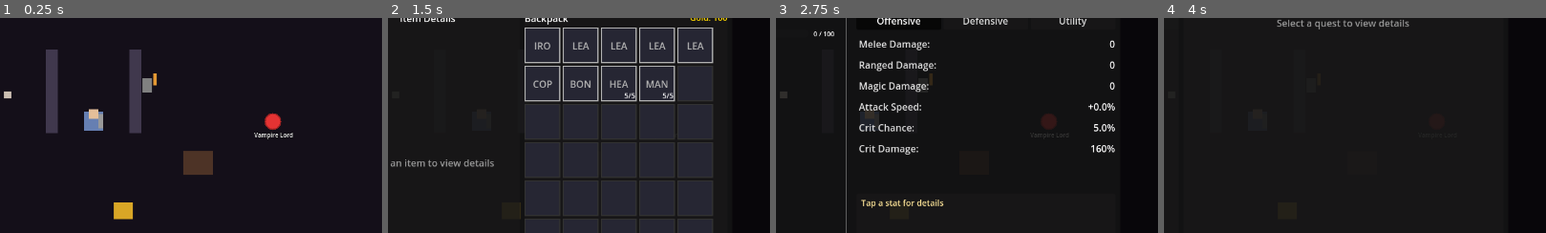
Above: before the commit, frames 1-4 (left to right).
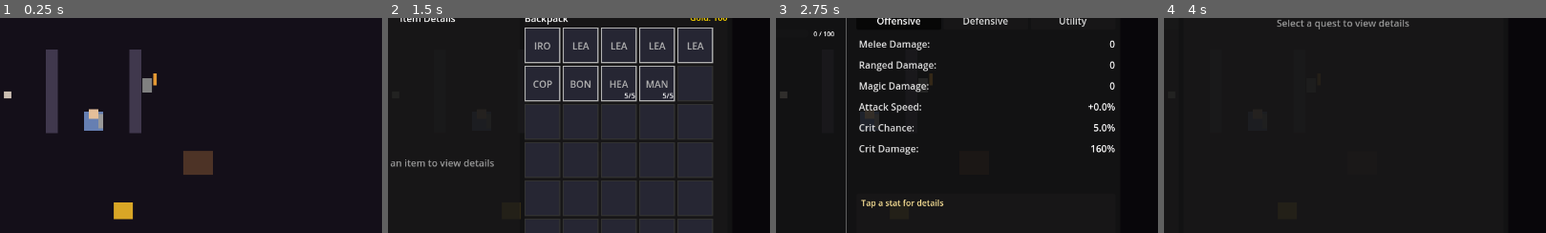
Above: after the commit, the same moments.

Repository: MatousHruska/MobileTestia
Game: Godot game, scene res://scenes/world/zone_crypt.tscn
Same seed, same stepped clock (60 frames per second), same inputs: the game is played once before the commit and once after it. This scene is started directly instead of the project's main scene.
Inputs:
- Up to frame 1 (0.25 s): no input
- Up to frame 2 (1.5 s): click "☰" at 0.5 s; click "Inventory" at 1.25 s
- Up to frame 3 (2.75 s): click "Stats" at 2 s
- Up to frame 4 (4 s): click "Skills" at 2.75 s; click "Quests" at 3.5 s
The pictures show only the part of the screen within x 38-88%, y 26-76%; the shares and areas given below are measured in that part.

The runs differ from the first frame. In frame 1, 0.4% of the frame differs, in the area x 66-77%, y 44-57%; in frame 2, less than 0.1%; in frame 3, 0.3%; in frame 4, less than 0.1%.

Commit message:
Fix spawn point timer spam and remove debug prints
- Handle check_interval <= 0 to mean "spawn once only" instead of
  triggering _try_spawn every frame
- Remove all debug print statements from spawn_point.gd

Diff:
--- a/scripts/npc/spawn_point.gd
+++ b/scripts/npc/spawn_point.gd
@@ -126,12 +126,9 @@
 	# Generate ID if not set
 	_actual_id = spawn_point_id if not spawn_point_id.is_empty() else str(get_path())
 
-	print("[SpawnPoint] _ready: ", _actual_id, " preset=", preset_id)
-
 	# Load preset if specified
 	if not preset_id.is_empty():
 		_load_preset()
-		print("[SpawnPoint] After preset - pool=", enemy_pool, " enemy_id=", enemy_id, " interval=", check_interval)
 
 	# Register with NPCManager if available
 	if NPCManager:
@@ -141,8 +138,6 @@
 	if enabled:
 		_check_and_activate()
 
-	print("[SpawnPoint] READY DONE: ", _actual_id, " active=", is_active, " pool_size=", _get_pool_size())
-
 
 func _exit_tree() -> void:
 	if NPCManager:
@@ -156,6 +151,10 @@
 	# Handle respawn cooldown
 	if _respawn_cooldown > 0:
 		_respawn_cooldown -= delta
+		return
+
+	# If check_interval <= 0, don't do timer-based spawning (spawn once on activation only)
+	if check_interval <= 0:
 		return
 
 	# Check timer
@@ -184,8 +183,7 @@
 		return
 
 	if DatabaseLoader:
-		var result = DatabaseLoader.apply_spawn_point_preset(self, preset_id)
-		print("[SpawnPoint] Preset load result: ", result)
+		DatabaseLoader.apply_spawn_point_preset(self, preset_id)
 
 
 #===============================================================================
@@ -254,8 +252,6 @@
 	_check_timer = 0.0  # Spawn immediately on first activation
 	spawn_point_activated.emit()
 
-	print("[SpawnPoint] ACTIVATED: ", _actual_id, " (will spawn immediately)")
-
 
 func deactivate() -> void:
 	## Deactivate the spawn point
@@ -274,25 +270,19 @@
 
 func _try_spawn() -> void:
 	## Attempt to spawn an enemy
-	print("[SpawnPoint] _try_spawn called: ", _actual_id)
 
 	# Check if we can spawn more
 	if alive_enemies.size() >= max_active_enemies:
-		print("[SpawnPoint] Max enemies reached: ", alive_enemies.size(), "/", max_active_enemies)
 		return
 
 	# Re-check conditions (quest state may have changed)
 	if not _check_all_conditions():
-		print("[SpawnPoint] Conditions failed, deactivating")
 		deactivate()
 		return
 
 	# Roll spawn chance
 	if spawn_chance < 1.0 and randf() > spawn_chance:
-		print("[SpawnPoint] Spawn chance failed")
-		return
-
-	print("[SpawnPoint] Spawning enemy...")
+		return
 
 	# Spawn the enemy
 	spawn_enemy()
